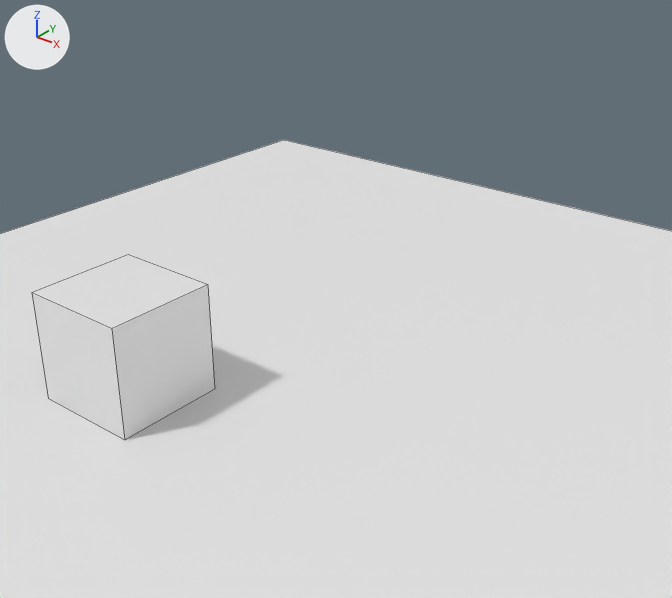
What one commit did to the Blender file design/blender/animation.blend.
Before and after are seen from a camera (50 mm lens) standing at (6.35, -8.56, 8.49) and looking at (-0.73, 0.29, 3.0). Arrows for +X, +Y and +Z are at upper left; the lights stay in place. Mesh edges are drawn as thin lines.

Script lines for the objects in view, before the commit:
```python
me_cube = bpy.data.meshes.new('Cube')
me_cube.from_pydata(...)  # a box spanning x -1.0..1.0, y -1.0..1.0, z -1.0..1.0
me_cube.materials.append(mat_material)  # white #e7e7e7
me_plane = bpy.data.meshes.new('Plane')
me_plane.from_pydata([(-6.0, -6.0, 0.0), (6.0, -6.0, 0.0), (-6.0, 6.0, 0.0), (6.0, 6.0, 0.0)], [], [(0, 1, 3, 2)])
ob_cube = bpy.data.objects.new('Cube', me_cube)
ob_cube.location = (-5.0, 0.0, 1.0)
ob_plane = bpy.data.objects.new('Plane', me_plane)
ob_plane.location = (0.0, 0.0, 0.0)
ob_plane.scale = (2.21, 2.21, 2.21)
```
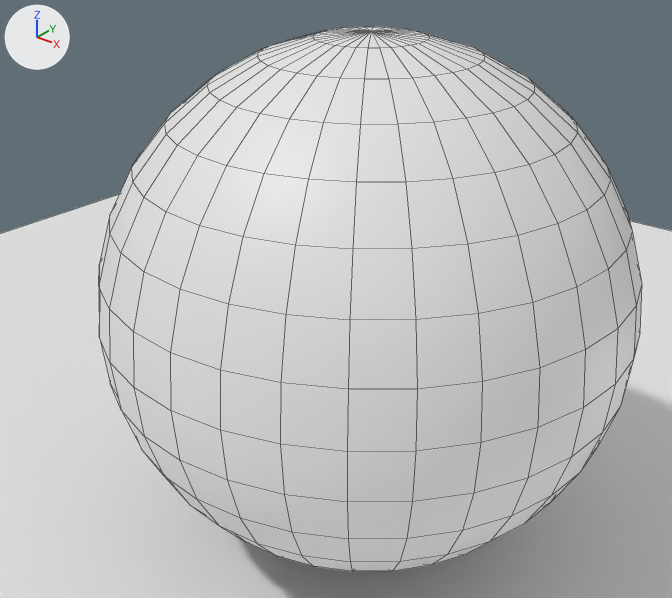
The newer file is also rescaled (x0.301) as a whole; pictures and numbers use the older file's frame.

The change, as a diff of the scene's bpy script:
```diff
--- a/design/blender/animation.blend.py
+++ b/design/blender/animation.blend.py
@@ me_sphere @@
+me_sphere.from_pydata(...)  # a UV sphere (32 segments, 16 rings, poles along z) spanning x -1.0..1.0, y -1.0..1.0, z -1.0..1.0
+me_sphere.polygons.foreach_set('use_smooth', [True] * 512)
@@ ob_cube @@
-ob_cube = bpy.data.objects.new('Cube', me_cube)
-ob_cube.location = (-5.0, 0.0, 1.0)
@@ ob_sphere @@
+ob_sphere = bpy.data.objects.new('Sphere', me_sphere)
+ob_sphere.location = (0.0, 0.0, 3.32)
+ob_sphere.scale = (3.32, 3.32, 3.32)
```

Where the change shows, as pixel boxes (x1, y1, x2, y2) in the pictures (672 x 598 px):
'Sphere', added
    after: (99, 27, 642, 571)
'Cube', deleted
    before: (32, 255, 215, 440)
'Plane', unchanged, covered by the edit
    before: (0, 140, 672, 598)
    after: (0, 194, 672, 598)
